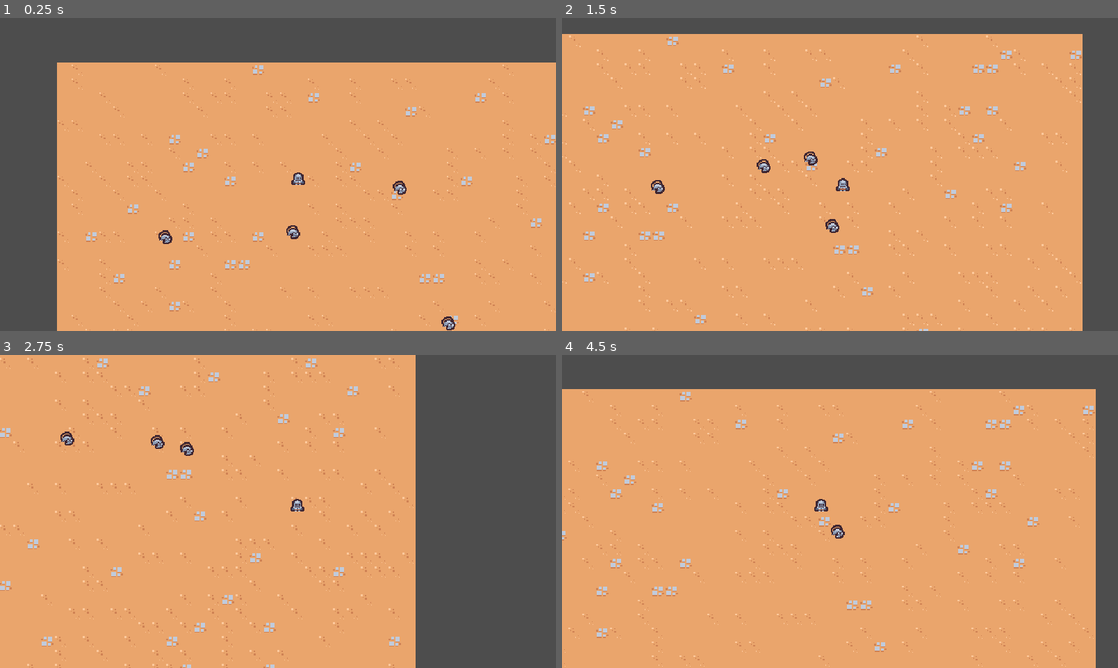
Above: before the commit, frames 1-4 (two rows, left to right).
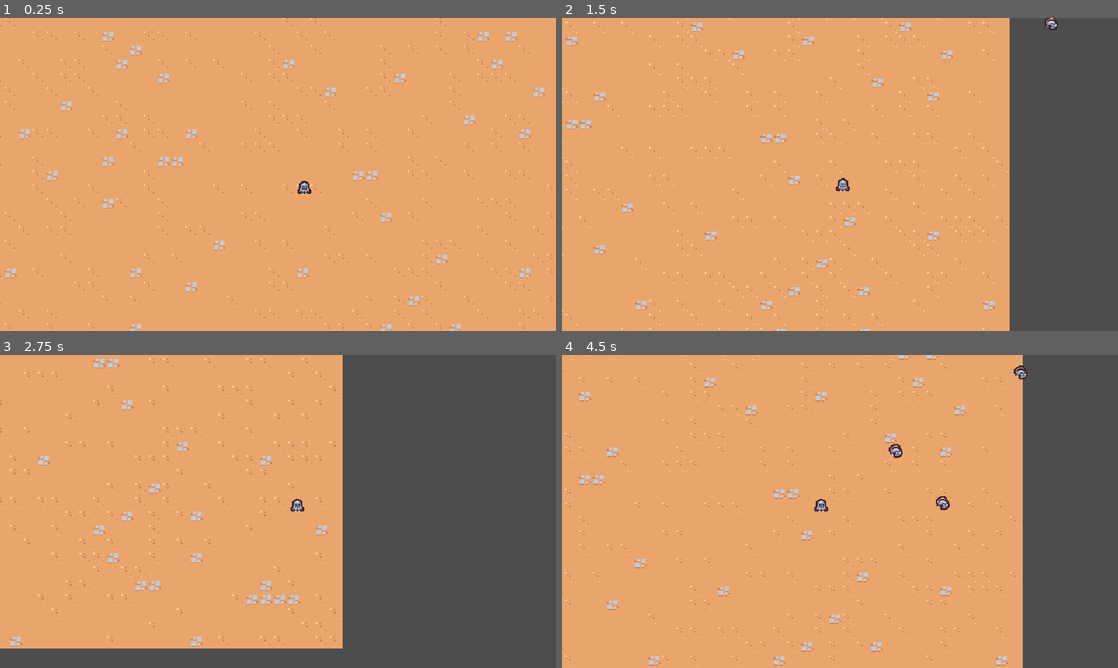
Above: after the commit, the same moments.

Repository: rafariossaa/godot_2d_survival_tutorial
Game: Godot game, scene res://scenes/main/main.tscn
Same seed, same stepped clock (60 frames per second), same inputs: the game is played once before the commit and once after it.
Inputs:
- Up to frame 1 (0.25 s): no input
- Up to frame 2 (1.5 s): hold Right (move_right) 0.53-1.28 s; hold Down (move_down) from 1.28 s (still down)
- Up to frame 3 (2.75 s): release Down (move_down) at 2.03 s; hold Right (move_right) from 2.03 s (still down)
- Up to frame 4 (4.5 s): release Right (move_right) at 2.78 s; hold Up (move_up) 2.78-3.53 s; hold Left (move_left) from 3.53 s (still down)

The runs differ from the first frame. In frame 1, 27% of the frame differs, in the area x 0-100%, y 0-100%; in frame 2, 21%; in frame 3, 21%; in frame 4, 25%.

Commit message:
Lesson 13-Spawining Enemies Automatically

Diff:
--- a/scenes/main/main.tscn
+++ b/scenes/main/main.tscn
@@ -3,9 +3,11 @@
 [ext_resource type="PackedScene" uid="uid://cnq0m7uesfc7p" path="res://assets/game_camera/game_camera.tscn" id="1_1x2xq"]
 [ext_resource type="PackedScene" uid="uid://baujaeh0ajd1p" path="res://scenes/player/player.tscn" id="1_ke4iv"]
 [ext_resource type="TileSet" uid="uid://8ml0jpl1eb1t" path="res://resources/tileset.tres" id="1_nj4a5"]
-[ext_resource type="PackedScene" uid="uid://dq67n0xogok68" path="res://scenes/basic_enemy/basic_enemy.tscn" id="4_jysju"]
+[ext_resource type="PackedScene" uid="uid://do5q42qa01q71" path="res://scenes/manager/enemy_manager.tscn" id="1_s1dft"]
 
 [node name="Main" type="Node"]
+
+[node name="EnemyManager" parent="." instance=ExtResource("1_s1dft")]
 
 [node name="GameCamera" parent="." instance=ExtResource("1_1x2xq")]
 
@@ -15,16 +17,4 @@
 layer_0/tile_data = PackedInt32Array(1572907, 0, 4, 1507371, 0, 4, 1441835, 0, 4, 1376299, 65536, 4, 1310763, 0, 4, 124 …(24392 unchanged characters)…
 
 [node name="Player" parent="." instance=ExtResource("1_ke4iv")]
-position = Vector2(278, 141)
-
-[node name="BasicEnemy" parent="." instance=ExtResource("4_jysju")]
-position = Vector2(270, 218)
-
-[node name="BasicEnemy2" parent="." instance=ExtResource("4_jysju")]
-position = Vector2(465, 317)
-
-[node name="BasicEnemy3" parent="." instance=ExtResource("4_jysju")]
-position = Vector2(414, 149)
-
-[node name="BasicEnemy4" parent="." instance=ExtResource("4_jysju")]
-position = Vector2(108, 212)
+position = Vector2(362, 269)
--- /dev/null
+++ b/scenes/manager/enemy_manager.gd
@@ -0,0 +1,20 @@
+extends Node
+
+const SPAWN_RADIUS = 375
+
+@export var basic_enemy_scene: PackedScene
+
+func _ready():
+	$Timer.timeout.connect(on_timer_timeout)
+
+func on_timer_timeout():
+	var player = get_tree().get_first_node_in_group("player")
+	if player == null:
+		return
+
+	var random_direction = Vector2.RIGHT.rotated(randf_range(0, TAU))
+	var spawn_position = player.global_position + (random_direction * SPAWN_RADIUS)
+
+	var enemy = basic_enemy_scene.instantiate() as Node2D
+	get_parent().add_child(enemy)
+	enemy.global_position = spawn_position
--- /dev/null
+++ b/scenes/manager/enemy_manager.tscn
@@ -0,0 +1,11 @@
+[gd_scene load_steps=3 format=3 uid="uid://do5q42qa01q71"]
+
+[ext_resource type="Script" path="res://scenes/manager/enemy_manager.gd" id="1_y04xs"]
+[ext_resource type="PackedScene" uid="uid://dq67n0xogok68" path="res://scenes/basic_enemy/basic_enemy.tscn" id="2_82wl4"]
+
+[node name="EnemyManager" type="Node"]
+script = ExtResource("1_y04xs")
+basic_enemy_scene = ExtResource("2_82wl4")
+
+[node name="Timer" type="Timer" parent="."]
+autostart = true
